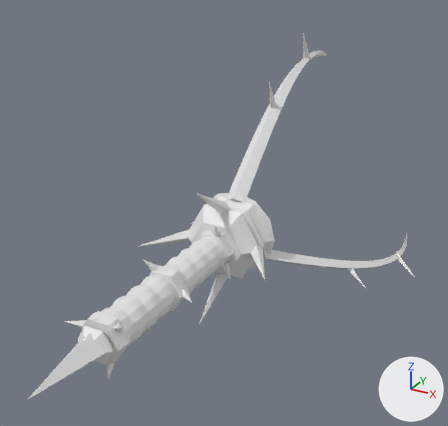
The glTF model godot/assets/waffen/modelle/leerenfassung/t6_1.glb as it was, and as the next commit left it.
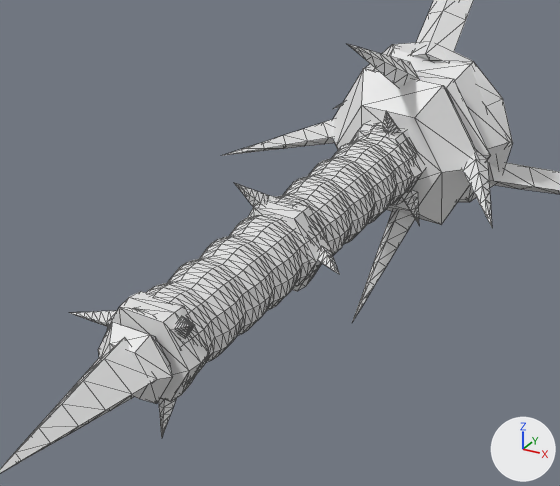
Old and new are each drawn whole from a 50 mm camera at (0.231, -0.33, 0.236) aimed at (0.002, 0.086, 0.028) and again close up on the part from 7% to 66% of the width and 41% to 95% of the height. Lighting does not change. The marker at lower right points along +X, +Y and +Z. The first two pictures are the older version. The close-ups show mesh edges as thin lines. Vertices at exactly the same position are counted once.

Objects in the first close-up: 'leerenfassung_t6_1'.
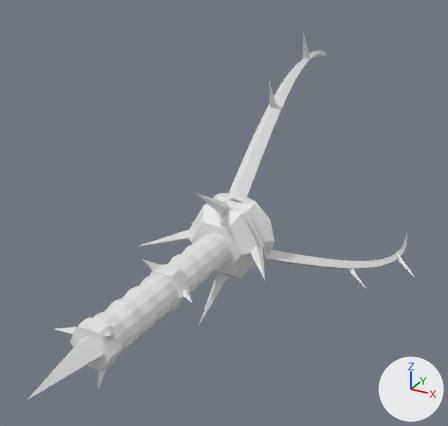
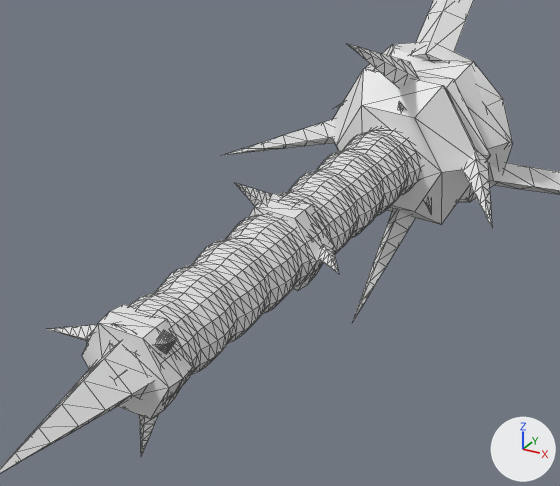
Location of each change, (x1, y1, x2, y2) in pixels of the close-ups (560 x 486 px; the box of a moved part takes in the faces that stretch with it):
part 1 of me_leerenfassung_t6_1, moved or reshaped
    before: (103, 291, 209, 402)
    after: (82, 304, 193, 419)
part 2 of me_leerenfassung_t6_1, moved or reshaped
    before: (71, 311, 117, 327)
    after: (48, 325, 97, 341)
part 3 of me_leerenfassung_t6_1, moved or reshaped
    before: (174, 316, 195, 339)
    after: (154, 330, 177, 354)
part 4 of me_leerenfassung_t6_1, moved or reshaped
    before: (158, 398, 177, 438)
    after: (139, 415, 158, 456)
part 5 of me_leerenfassung_t6_1, moved or reshaped
    before: (248, 196, 331, 291)
    after: (249, 193, 334, 291)
part 6 of me_leerenfassung_t6_1, moved or reshaped (not visible afterwards)
    before: (351, 121, 426, 205)
part 7 of me_leerenfassung_t6_1, moved or reshaped
    before: (382, 111, 399, 135)
    after: (398, 101, 405, 112)
part 8 of me_leerenfassung_t6_1, added
    after: (424, 199, 431, 213)
part 9 of me_leerenfassung_t6_1, moved or reshaped
    before: (107, 122, 419, 381)
    after: (87, 127, 421, 397)

The change, as a list of edits to the scene's bpy script:
```text
Change me_leerenfassung_t6_1:
    used by ob_leerenfassung_t6_1; location = (0.0, 0.0, 0.0)
    remove me_leerenfassung_t6_1.from_pydata(...)  # 1597 vertices, 3070 faces; spans x -0.135..0.135, y -0.14..0.32, z -0.078..0.156
    add me_leerenfassung_t6_1.from_pydata(...)  # 1613 vertices, 3098 faces; spans x -0.135..0.135, y -0.14..0.32, z -0.078..0.156
    me_leerenfassung_t6_1 part 1: the loose piece of 18 vertices spanning x -0.018..0.018, y -0.076..-0.066, z -0.015..0.015 is moved by (0.0, -0.009, 0.0)
    me_leerenfassung_t6_1 part 2: the loose piece of 25 vertices spanning x -0.027..-0.013, y -0.079..-0.068, z 0.001..0.008 is moved by (0.0, -0.009, 0.0)
    me_leerenfassung_t6_1 part 3: the loose piece of 25 vertices spanning x 0.009..0.021, y -0.079..-0.068, z 0.008..0.019 is moved by (0.0, -0.009, 0.0)
    me_leerenfassung_t6_1 part 4: the loose piece of 25 vertices spanning x 0.0..0.007, y -0.079..-0.068, z -0.027..-0.014 is moved by (0.0, -0.009, 0.0)
    me_leerenfassung_t6_1 part 5: the loose piece of 18 vertices spanning x -0.018..0.018, y -0.005..0.005, z -0.015..0.015 is moved by (0.0, 0.001, 0.0)
    me_leerenfassung_t6_1 part 6: the loose piece of 18 vertices spanning x -0.018..0.018, y 0.066..0.076, z -0.015..0.015 is moved by (0.0, 0.011, 0.0)
    me_leerenfassung_t6_1 part 7: the loose piece of 25 vertices spanning x 0.0..0.007, y 0.063..0.074, z 0.014..0.027 is moved by (0.0, 0.011, 0.0)
    me_leerenfassung_t6_1 part 8: the loose piece of 25 vertices spanning x 0.009..0.021, y 0.063..0.074, z -0.019..-0.008 is copied, and the copy is moved by (0.0, 0.011, 0.0); it spans x 0.009..0.021, y 0.073..0.085, z -0.019..-0.008
    me_leerenfassung_t6_1 part 9: 488 vertices moved within x -0.015..0.023, y -0.075..0.068, z -0.02..0.02; 236 vertices removed from x -0.016..0.021, y -0.075..0.075, z -0.019..0.015; 211 vertices added at x -0.016..0.015, y -0.084..0.087, z -0.015..0.015
    other edits to the shape of me_leerenfassung_t6_1 do not show in these pictures
```
